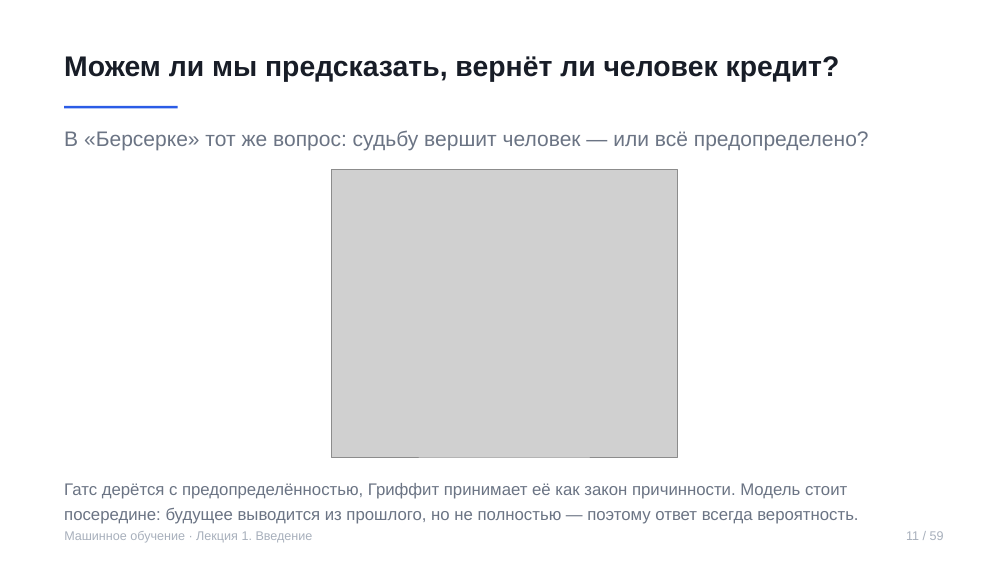
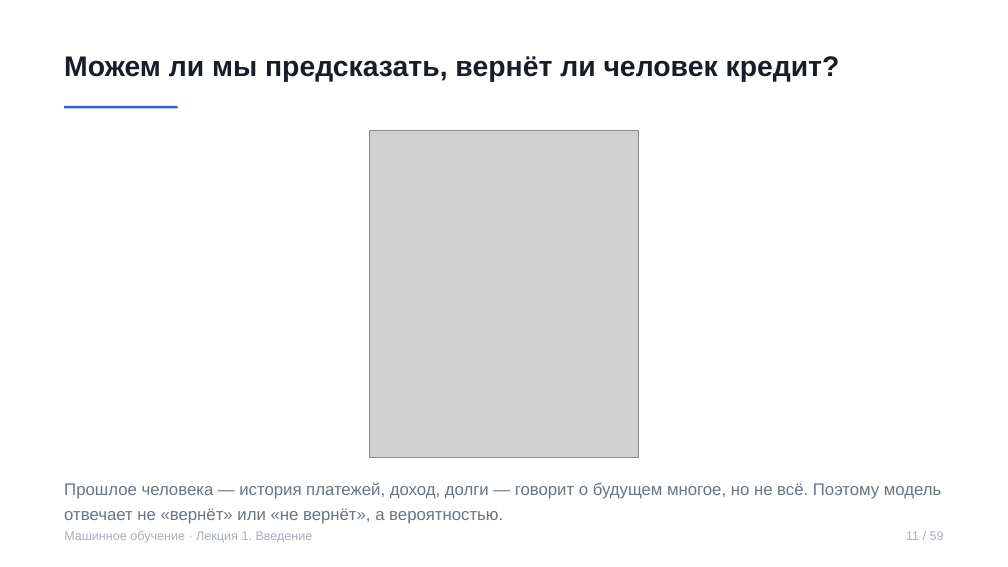
Before and after one commit to rustam-azimov/ml-course-hse, a slide deck: slide 11 of lectures/lecture01.pptx. Drawn at 1008x567 pixels with LibreOffice and Linux fonts; fonts in the diff are those of the drawing; grey boxes stand for pictures. Boxes give left, top, right and bottom in pixels: in the first picture for what was removed or moved away, otherwise in the second. Text is boxed around its words. In the diff, an @@ line names an element or a change of style, - is before the commit and + after.

Commit message:
Лекция 1: другая иллюстрация и текст слайда про возврат кредита

```diff
--- a/lectures/lecture01.pptx
+++ b/lectures/lecture01.pptx
@@ text removed at (x1=64, y1=130, x2=869, y2=151) @@
-В «Берсерке» тот же вопрос: судьбу вершит человек — или всё предопределено?
@@ picture resized from (x1=331, y1=169, x2=678, y2=457) to (x1=369, y1=130, x2=639, y2=457) @@
@@ text at (x1=64, y1=482, x2=941, y2=524): text changed @@
-Гатс дерётся с предопределённостью, Гриффит принимает её как закон причинности. Модель стоит посередине: будущее выводится из прошлого, но не полностью — поэтому ответ всегда вероятность.
+Прошлое человека — история платежей, доход, долги — говорит о будущем многое, но не всё. Поэтому модель отвечает не «вернёт» или «не вернёт», а вероятностью.
```
